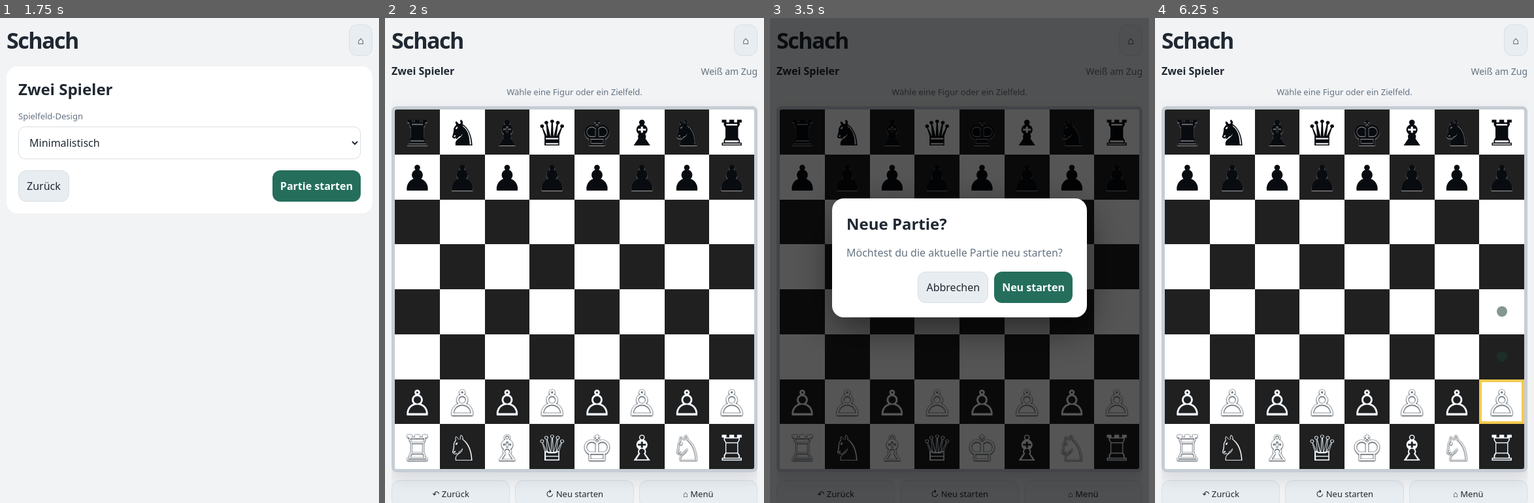
Above: before the commit, frames 1-4 (left to right).
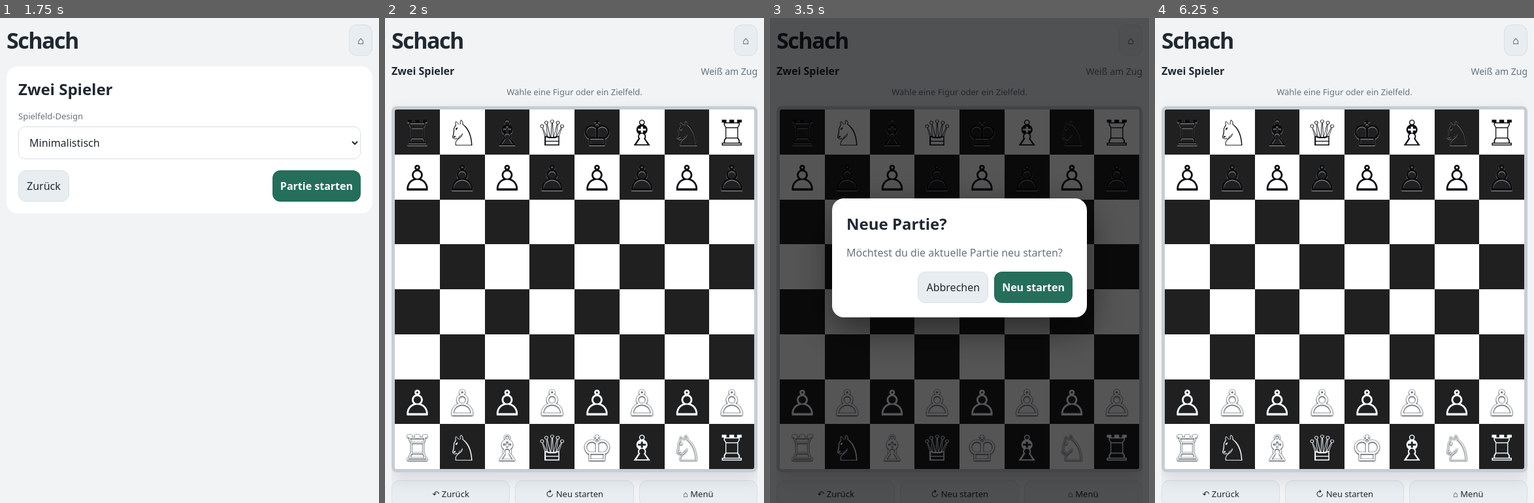
Above: after the commit, the same moments.

Repository: MultitasKing396/NFC-Arcade
Game: browser game, page chess/index.html
The game is run twice, just before and just after one commit, with the same random seed, the same clock (stepped at 60 frames per second) and the same inputs.
Inputs:
- Up to frame 1 (1.75 s): click "♙ Gegen Mitspieler Zu zweit a…" at 1.27 s
- Up to frame 2 (2 s): click "Partie starten" at 1.77 s; click "g6" at 1.87 s
- Up to frame 3 (3.5 s): click "a5" at 2.47 s; click "d3" at 3.07 s; click "↻ Neu starten" at 3.27 s
- Up to frame 4 (6.25 s): click "Abbrechen" at 3.67 s; click "g5" at 4.27 s; click "↻ Neu starten" at 4.87 s; click "Neu starten" at 5.47 s; click "♙" at 6.07 s

Frame 1 is identical in both runs. In frame 2, 1.1% of the frame differs, in the area x 6-94%, y 21-36%; in frame 3, 0.8%; in frame 4, 1.4%, in the area x 6-98%, y 21-84%.

Commit message:
Use matching chess piece silhouettes for both sides

Diff:
--- a/chess/index.html
+++ b/chess/index.html
@@ -53,7 +53,7 @@
 const $=id=>document.getElementById(id);
 const pages=["homePage","setupPage","settingsPage","gamePage"];
 let chess=null,mode="ai",difficulty=3,theme="minimal",selected=null,legal=[],lastMove=null,locked=false,gameFinished=false,historyBefore=[];const SAVE_KEY="nfcChessSavedGame",SETTINGS_KEY="nfcChessSettings";
-const symbols={wk:"♔",wq:"♕",wr:"♖",wb:"♗",wn:"♘",wp:"♙",bk:"♚",bq:"♛",br:"♜",bb:"♝",bn:"♞",bp:"♟"};
+const symbols={wk:"♔",wq:"♕",wr:"♖",wb:"♗",wn:"♘",wp:"♙",bk:"♔",bq:"♕",br:"♖",bb:"♗",bn:"♘",bp:"♙"};
 function showPage(id){pages.forEach(p=>$(p).classList.toggle("hidden",p!==id));$("homeBtn").classList.toggle("hidden",id==="homePage")}
 function setTheme(t){theme=t;document.documentElement.className="theme-"+t;document.body.className="theme-"+t;try{localStorage.setItem("chessTheme",t);const z=JSON.parse(localStorage.getItem(SETTINGS_KEY)||"{}");z.theme=t;localStorage.setItem(SETTINGS_KEY,JSON.stringify(z))}catch{}}
 function saveSettings(){try{localStorage.setItem(SETTINGS_KEY,JSON.stringify({theme,difficulty}))}catch{}}
@@ -79,7 +79,7 @@
 function goHome(){if(chess&&!gameFinished&&chess.history().length){modal("Partie verlassen?","Dein aktuelles Spiel wird beendet.",[{label:"Weiterspielen",primary:true,action:closeModal},{label:"Zum Menü",action:()=>{closeModal();locked=false;showPage("homePage")}}])}else showPage("homePage")}
 $("playAI").addEventListener("click",()=>startSetup("ai"));
 $("playLocal").addEventListener("click",()=>startSetup("two"));
-function renderThemePreview(t){const wrap=$("themePreview"), …(359 unchanged characters)… ,wq:"♕",wr:"♖",wb:"♗",wn:"♘",wp:"♙",bk:"♚",bq:"♛",br:"♜",bb:"♝",bn:"♞",bp:"♟"};board.innerHTML="";pieces.forEach((p, …(429 unchanged characters)…
+function renderThemePreview(t){const wrap=$("themePreview"), …(359 unchanged characters)… ,wq:"♕",wr:"♖",wb:"♗",wn:"♘",wp:"♙",bk:"♔",bq:"♕",br:"♖",bb:"♗",bn:"♘",bp:"♙"};board.innerHTML="";pieces.forEach((p, …(429 unchanged characters)…
 $("setupBack").addEventListener("click",()=>showPage("homePage"));
 $("startGame").addEventListener("click",()=>{difficulty=Number($("difficulty").value);setTheme($("themeSelect").value);saveSettings();startGame()});
 $("defaultTheme").addEventListener("change",()=>renderThemePreview($("defaultTheme").value));
